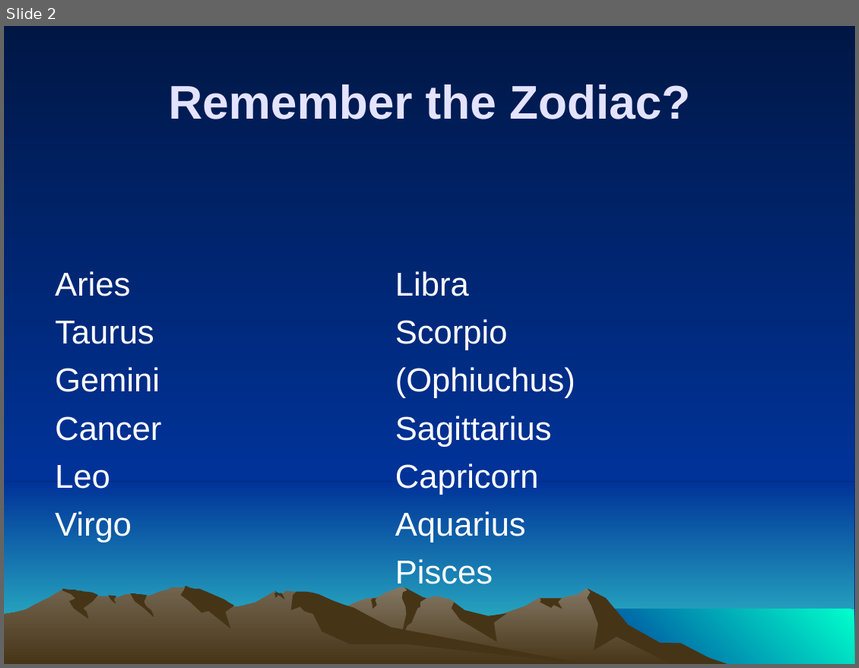
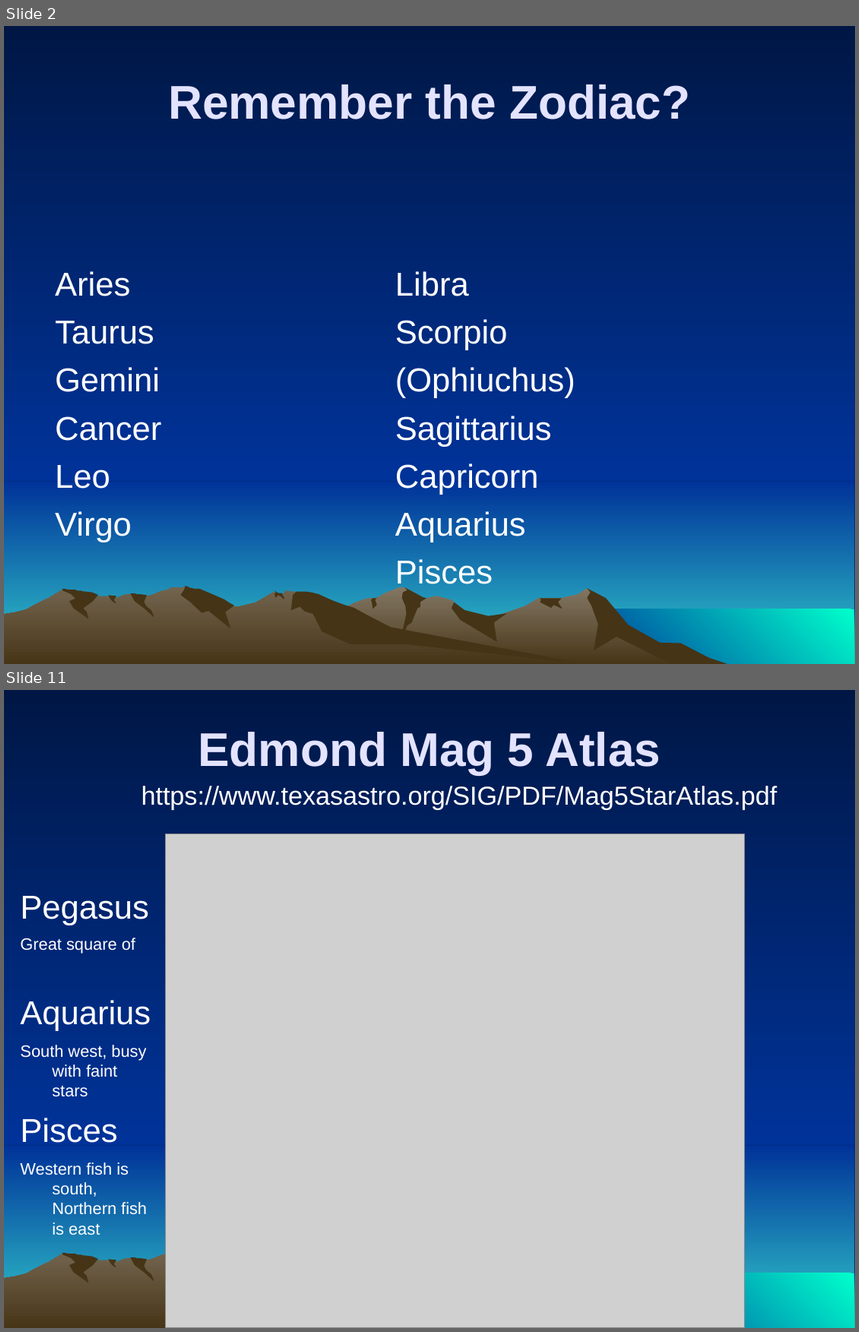
Before and after one commit to ForrestErickson/NovemberNightSky, a slide deck: NovemberSky_ZodiacNMore_SMAS_20231110_1500.ppt. Shown one above the other, each under a label of ours: slide 2 before the commit, slides 2 and 11 after it; the slides between them are not shown. The pictures are 859x668 and 859x1332 pixels, drawn with LibreOffice and Linux fonts; fonts in the diff are those of the drawing; grey boxes stand for pictures. Boxes give left, top, right and bottom in pixels: in the first picture for what was removed or moved away, otherwise in the second. Text is boxed around its words. In the diff, an @@ line names an element or a change of style, - is before the commit and + after.

Commit message:
Add images for constilations of interest, Cartes du Ciel and Stellarium.

```diff
--- a/NovemberSky_ZodiacNMore_SMAS_20231110_1500.ppt
+++ b/NovemberSky_ZodiacNMore_SMAS_20231110_1500.ppt
@@ slide 11 added at (4,690,855,1328), background gradient #001746 to #003399; not listed: 10 template elements that a slide beside it also shows @@
@@ text added at (198,732,661,774), 40 pt, text #E3E3FF, bold @@
+Edmond Mag 5 Atlas
@@ text added at (142,786,778,810), 22 pt, text #FFFFFF @@
+https://www.texasastro.org/SIG/PDF/Mag5StarAtlas.pdf
@@ picture added at (166,834,744,1328) @@
@@ text added at (20,896,151,1215), 14 pt, text #FFFFFF @@
+Pegasus
+Great square of
+Aquarius
+South west, busy with faint stars
+Pisces
+Western fish is south, Northern fish is east
```
Also in this commit, not shown: 12 other slides added, 12 slides removed.
